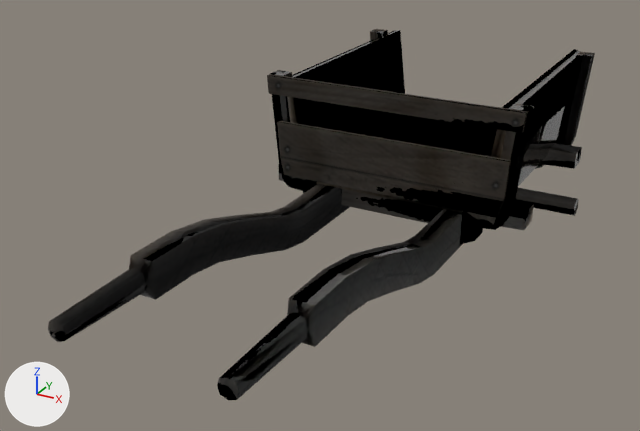
Before and after pictures for a commit that changed the FBX model Assets/ThirdParty/Small Cart/cart_small.fbx.
One viewpoint serves both versions: a 50 mm lens placed at (1.43, -3.72, 1.55), pointed at (-0.11, -0.91, 0.15). Every picture has the same lights, and +X, +Y and +Z are marked at lower left. Where no turn or scale is listed for an object, it has been applied to the vertices.

The first picture shows 'cart_small'.
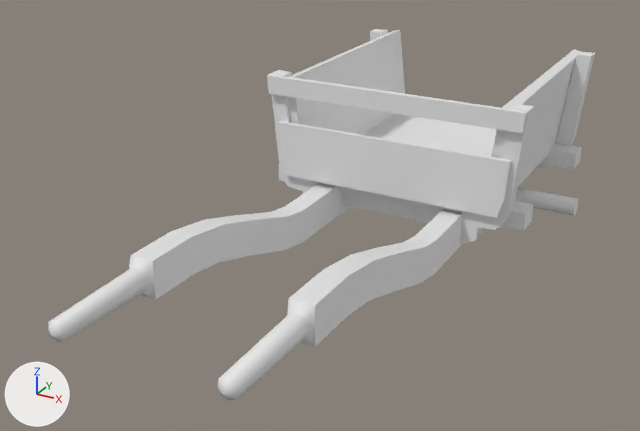
The newer file is also rescaled (x100.0) as a whole; pictures and numbers use the older file's frame.

The change, as a diff of the scene's bpy script:
```diff
--- a/Assets/ThirdParty/Small Cart/cart_small.fbx.py
+++ b/Assets/ThirdParty/Small Cart/cart_small.fbx.py
@@ me_cart_small @@
 me_cart_small.from_pydata(...)  # 286 vertices, 280 faces; spans x -0.68..0.68, y -2.17..0.6, z -0.05..0.57
 # used by ob_cart_small; location = (0.0, 0.002, 0.006)
-me_cart_small.materials.append(mat_lambert8)
+# me_cart_small part 1: edges marked sharp go from 414 to 280
```

Boxes [x1, y1, x2, y2] around the edits, measured in the pictures (640 x 431 px):
'cart_small', recoloured, shading changed (black to grey): [48, 29, 595, 400] in both
